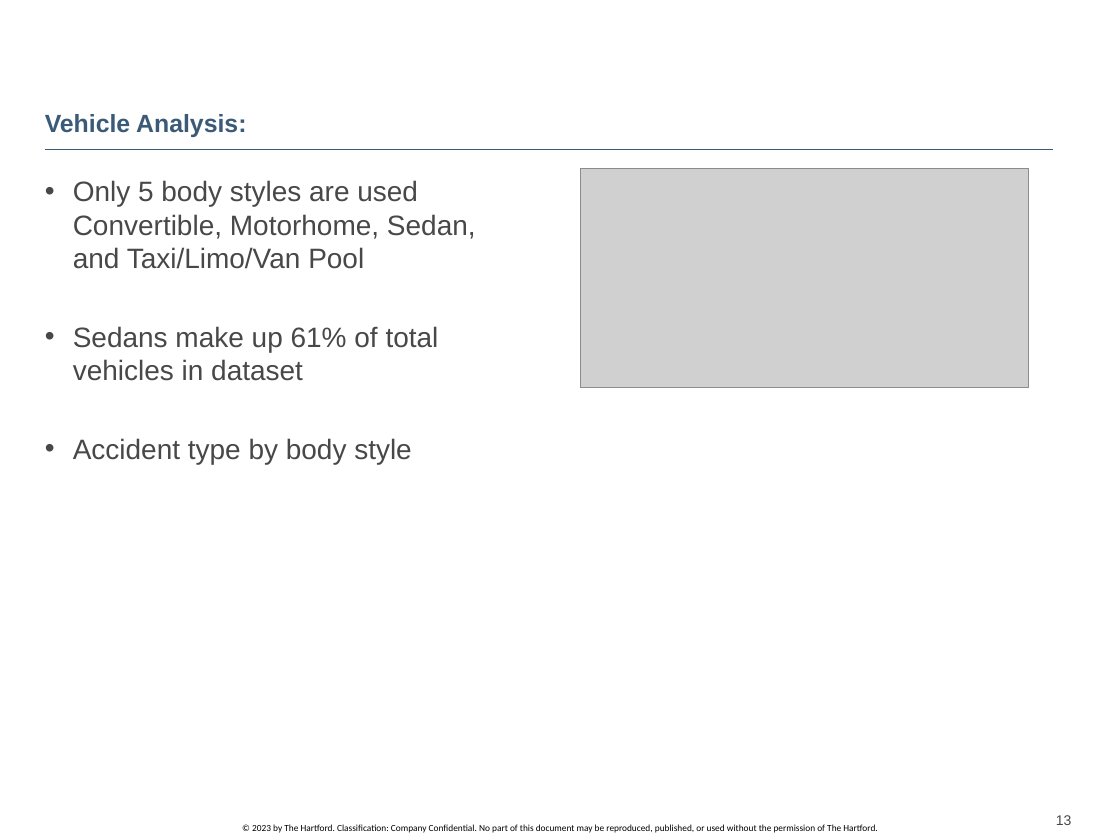
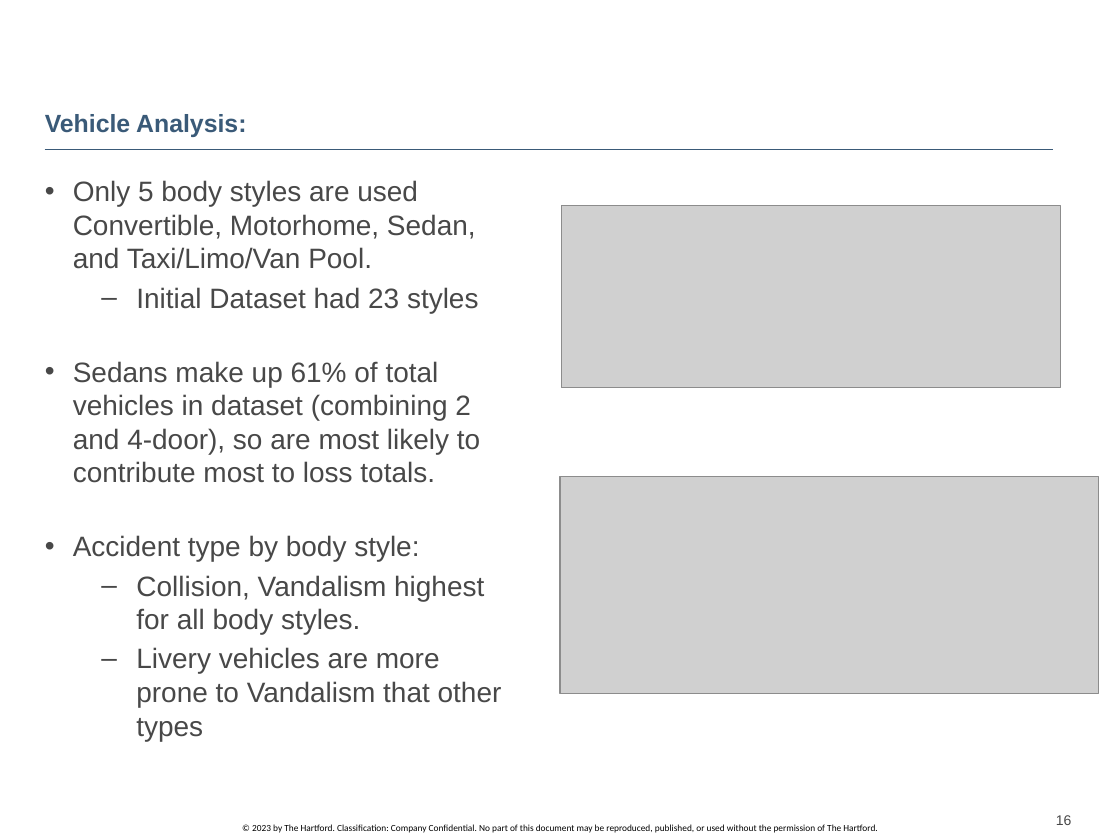
Before and after one commit to Jeni-D/PUBLIC, a slide deck: slide 16 of Capstone/JDUSCHAK CAPSTONE POWERPOINT.pptx (slide 13 before the commit). Drawn at 1120x840 pixels with LibreOffice and Linux fonts; fonts in the diff are those of the drawing; grey boxes stand for pictures; background and template pictures are left out. Boxes give left, top, right and bottom in pixels: in the first picture for what was removed or moved away, otherwise in the second. Text is boxed around its words. In the diff, an @@ line names an element or a change of style, - is before the commit and + after.

```diff
--- a/Capstone/JDUSCHAK CAPSTONE POWERPOINT.pptx
+++ b/Capstone/JDUSCHAK CAPSTONE POWERPOINT.pptx
@@ text at [73, 180, 502, 741]: text changed @@
-• Only 5 body styles are used Convertible, Motorhome, Sedan, and Taxi/Limo/Van Pool
-• Sedans make up 61% of total vehicles in dataset
-• Accident type by body style
+• Only 5 body styles are used Convertible, Motorhome, Sedan, and Taxi/Limo/Van Pool.
+  – Initial Dataset had 23 styles
+• Sedans make up 61% of total vehicles in dataset (combining 2 and 4-door), so are most likely to contribute most to loss totals.
+• Accident type by body style:
+  – Collision, Vandalism highest for all body styles.
+  – Livery vehicles are more prone to Vandalism that other types
@@ picture: place and size @@
-picture at [580, 168, 1028, 388]
+picture at [561, 205, 1060, 388]
@@ picture added at [560, 476, 1099, 693] @@
@@ page number at [1056, 815, 1072, 825]: text changed @@
-13
+16
```
Also in this commit, not shown: 8 other slides changed, 3 slides added, 1 other file.
